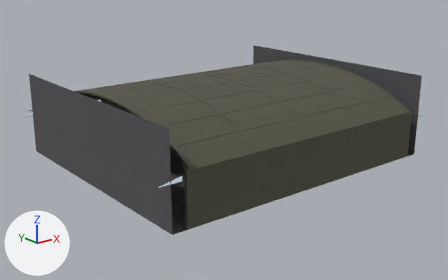
A saved change to the glTF model godot/assets/models/scenes/warehouse1_game.glb.
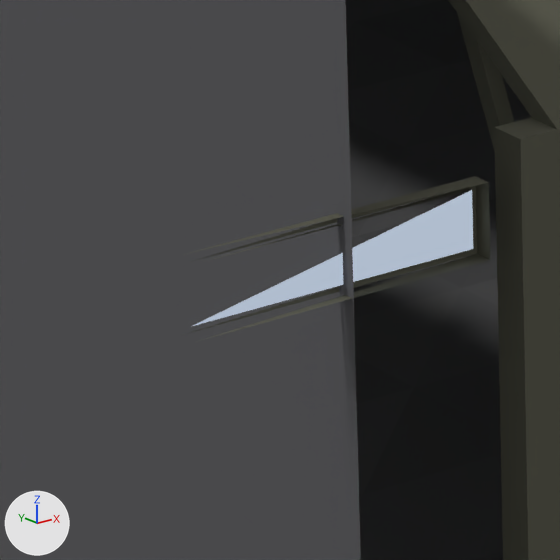
The first picture shows the older version from a camera (50 mm lens) standing at (-22.2, -35.7, 13.0) and looking at (1.7, -5.7, 1.0). The close-ups show the older and then the newer version on the part from 31% to 43% of the width and 56% to 75% of the height of that picture. Only the edits that show in the close-ups are written down. Lighting does not change. The marker at lower left points along +X, +Y and +Z.

Before the edit, the objects in view are built like this:
```python
mat_windowglow = principled_material('WindowGlow')
mat_windowglow.base_color = (0.02, 0.025, 0.03)  # dark grey #272c30
mat_windowglow.roughness = 1.0
mat_windowglow.emission_color = (0.42, 0.492, 0.6)  # light grey #adbacb
mat_windowglow.emission_strength = 1.0
me_nurbspath_005_emissive_0 = bpy.data.meshes.new('NurbsPath.005_Emissive_0')
me_nurbspath_005_emissive_0.from_pydata(...)  # 310 vertices, 226 faces; spans x -8.3..10.0, y -13.3..2.5, z 2.5..4.4
me_nurbspath_005_emissive_0.materials.append(mat_windowglow)  # dark grey #272c30, glowing light grey #adbacb
me_warehouse = bpy.data.meshes.new('Warehouse')
me_warehouse.from_pydata(...)  # 3449 vertices, 5174 faces; spans x -8.3..12.5, y -13.4..2.6, z 0.0..5.2
me_warehouse.materials.append(mat_warehouse)
ob_warehouse = bpy.data.objects.new('Warehouse', me_warehouse)
ob_warehouse.location = (0.0, 0.0, 0.0)
ob_windowglow = bpy.data.objects.new('WindowGlow', me_nurbspath_005_emissive_0)
ob_windowglow.location = (0.0, 0.0, 0.0)
```
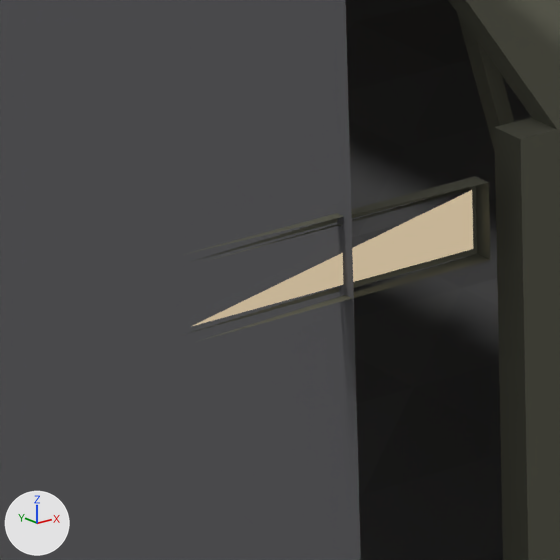
The change, as JSON lines over the scene's bpy script:
```json
{"op": "set", "path": "mat_windowglow.emission_color", "old": "(0.42, 0.492, 0.6)", "new": "(0.55, 0.44, 0.286)", "note": "light grey #adbacb -> beige #c4b192"}
```

Boxes [x1, y1, x2, y2] around the edits, measured in the close-ups (560 x 560 px):
```json
{"object": "WindowGlow", "change": "recoloured", "before": [193, 190, 473, 326], "after": [193, 190, 473, 326], "on screen": "light grey to beige"}
```
